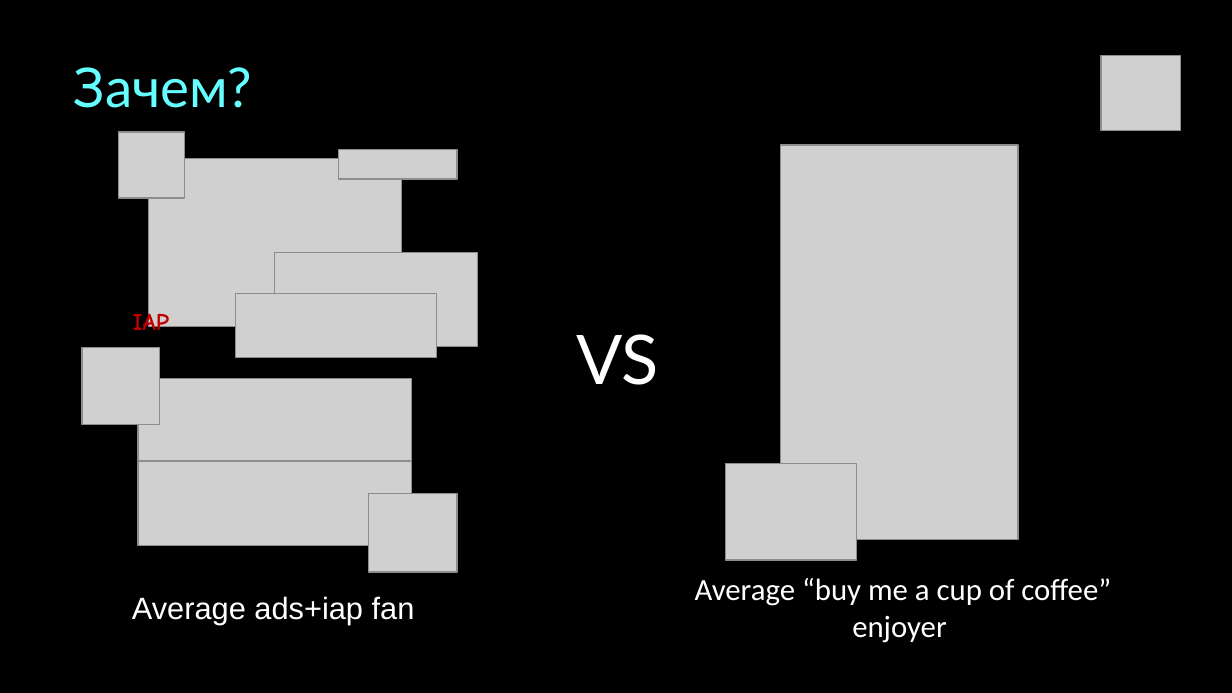
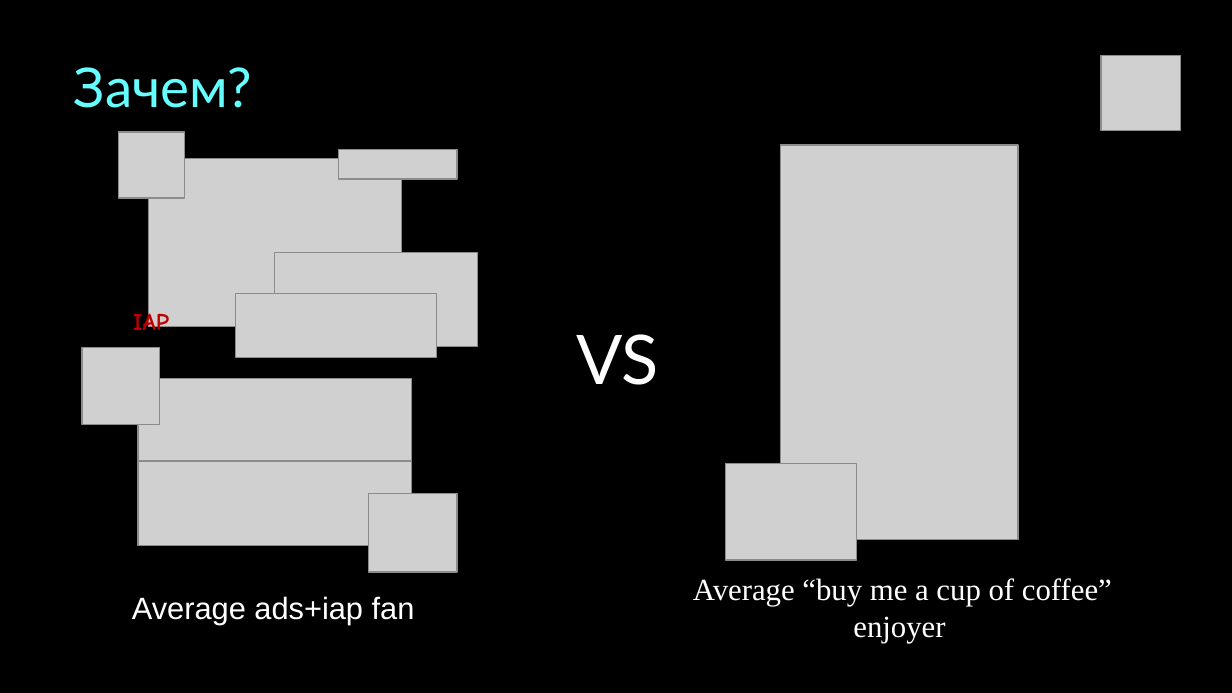
Before and after one commit to cubecrusher/Trance6-2, a slide deck: slide 2 of trjr.pptx. Drawn at 1232x693 pixels with LibreOffice and Linux fonts; fonts in the diff are those of the drawing; grey boxes stand for pictures. Boxes give left, top, right and bottom in pixels: in the first picture for what was removed or moved away, otherwise in the second. Text is boxed around its words. In the diff, an @@ line names an element or a change of style, - is before the commit and + after.

```diff
--- a/trjr.pptx
+++ b/trjr.pptx
@@ text "Average “buy me a cup ..." at [693,578,1112,643]: font Calibri to Times New Roman @@
```
Also in this commit, not shown: 8 other slides changed, 2 slides added, 2 slides removed.
